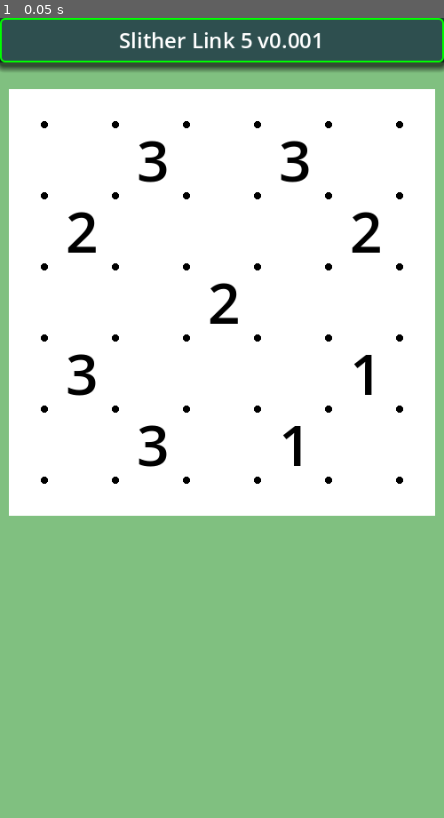
Above: before the commit, frame 1.
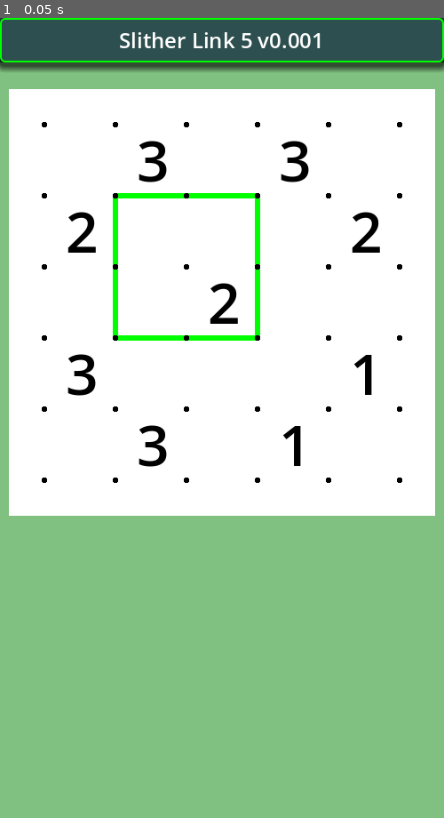
Above: after the commit, the same moment.

Repository: vivisuke/SlitherLink5
Game: Godot game, scene res://main.tscn
Same seed, same stepped clock (60 frames per second), same inputs: the game is played once before the commit and once after it.
Inputs:
- Up to frame 1 (0.05 s): no input

The runs differ from the first frame. In frame 1, 1.2% of the frame differs, in the area x 9-91%, y 12-59%.

Commit message:
0008 ◎ C 02/20 02/20 0.001│ToDo│Board5x5.links 状態を Grid で表示

Diff:
--- a/SlitherLink5/classes/Board5x5.gd
+++ b/SlitherLink5/classes/Board5x5.gd
@@ -21,16 +21,26 @@
 var clue_num = []
 var links = []			# 各格子点の上下左右連結フラグ
 
-func xyToLinkIX(x, y):		# x, y -> links インデックス、x: [0, N_HORZ)、y: [0, N_VERT)
+func xyToLinkIX(x, y):		# x, y -> links インデックス、x: [0, N_HORZ]、y: [0, N_VERT]
 	return x + (y + 1) * LINK_ARY_WIDTH
 func _init():
 	clue_num.resize(N_CELLS)
 	clue_num.fill(EMPTY)
 	links.resize(LINK_ARY_SIZE)
 	links.fill(LINK_WALL)
-	for y in range(N_VERT):
-		for x in range(N_HORZ):
+	for y in range(N_VERT+1):
+		for x in range(N_HORZ+1):
 			links[xyToLinkIX(x, y)] = LINK_EMPTY
+	# for Test
+	links[xyToLinkIX(1, 1)] = LINK_RIGHT | LINK_DOWN
+	links[xyToLinkIX(2, 1)] = LINK_LEFT | LINK_RIGHT
+	links[xyToLinkIX(3, 1)] = LINK_LEFT | LINK_DOWN
+	links[xyToLinkIX(1, 2)] = LINK_UP | LINK_DOWN
+	links[xyToLinkIX(3, 2)] = LINK_UP | LINK_DOWN
+	links[xyToLinkIX(1, 3)] = LINK_RIGHT | LINK_UP
+	links[xyToLinkIX(2, 3)] = LINK_LEFT | LINK_RIGHT
+	links[xyToLinkIX(3, 3)] = LINK_LEFT | LINK_UP
+	#
 	pass
 func set_clue_num(lst):
 	for i in range(N_CELLS):
--- a/SlitherLink5/scripts/Grid.gd
+++ b/SlitherLink5/scripts/Grid.gd
@@ -3,9 +3,44 @@
 const N_HORZ = 5
 const N_VERT = 5
 const CELL_WIDTH = 80
-const R = 4
+const R = 3.0
+# 各格子点の接続状態
+const LINK_EMPTY = 0
+const LINK_UP = 1
+const LINK_LEFT = 2
+const LINK_RIGHT = 4
+const LINK_DOWN = 8
+const LINK_WALL = -16					# 0xfff...fff0
+const LINK_ARY_WIDTH = N_HORZ + 2		# 壁あり
+const LINK_ARY_HEIGHT = N_VERT + 3		# 壁あり
+const LINK_ARY_SIZE = LINK_ARY_WIDTH * LINK_ARY_HEIGHT
+#
+const LINK_COL = Color.GREEN
+#const LINK_COL = Color.DARK_GREEN
 
+var links = []
+
+func xyToLinkIX(x, y):		# x, y -> links インデックス、x: [0, N_HORZ]、y: [0, N_VERT]
+	return x + (y + 1) * LINK_ARY_WIDTH
 func _draw():
+	if !links.is_empty():
+		for y in range(N_VERT+1):
+			var py = y * CELL_WIDTH
+			for x in range(N_HORZ+1):
+				var px = x * CELL_WIDTH
+				var ix = xyToLinkIX(x, y)
+				if links[ix] != 0:
+					draw_circle(Vector2(px, py), R, LINK_COL)
+					if (links[ix] & LINK_LEFT) != 0:
+						draw_line(Vector2(px, py), Vector2(px-CELL_WIDTH/2, py) , LINK_COL, R*2)
+					if (links[ix] & LINK_RIGHT) != 0:
+						draw_line(Vector2(px, py), Vector2(px+CELL_WIDTH/2, py) , LINK_COL, R*2)
+					if (links[ix] & LINK_UP) != 0:
+						draw_line(Vector2(px, py), Vector2(px, py-CELL_WIDTH/2) , LINK_COL, R*2)
+					if (links[ix] & LINK_DOWN) != 0:
+						draw_line(Vector2(px, py), Vector2(px, py+CELL_WIDTH/2) , LINK_COL, R*2)
+				pass
+		pass
 	for y in range(N_VERT+1):
 		for x in range(N_HORZ+1):
 			draw_circle(Vector2(x*CELL_WIDTH, y*CELL_WIDTH), R, Color.BLACK)
--- a/SlitherLink5/scripts/main.gd
+++ b/SlitherLink5/scripts/main.gd
@@ -21,6 +21,8 @@
 	bd.set_clue_num(q1)
 	init_labels()
 	update_num_labels()
+	$Board/Grid.links = bd.links
+	$Board/Grid.queue_redraw()
 	pass # Replace with function body.
 func init_labels():
 	for y in range(N_VERT):
Not shown, changed: SlitherLink5.spr
